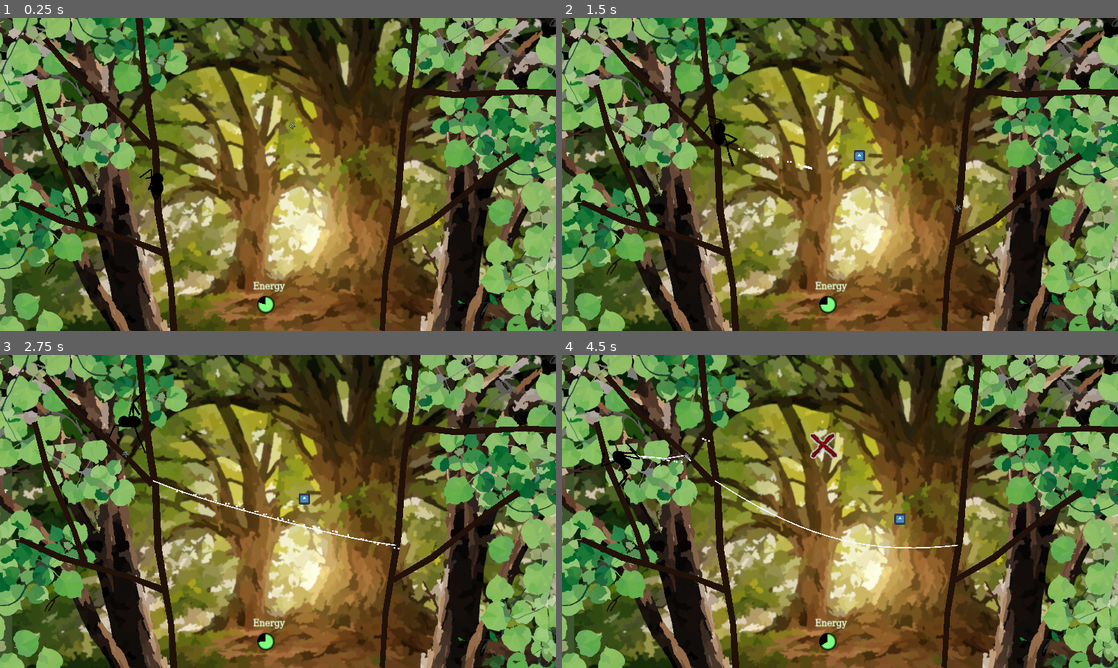
Above: before the commit, frames 1-4 (two rows, left to right).
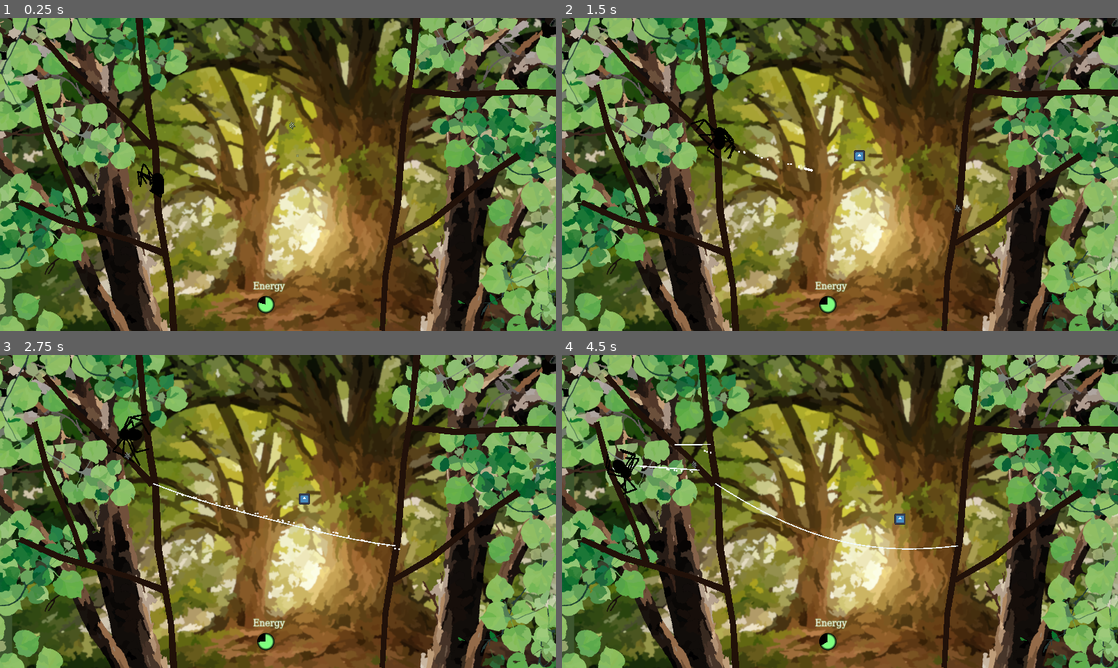
Above: after the commit, the same moments.

Repository: InRe-Dan/ld56
Game: Godot game, scene res://world/world.tscn
The game is run twice, just before and just after one commit, with the same random seed, the same clock (stepped at 60 frames per second) and the same inputs. The engine's default icon, where the game draws it, is replaced by a stand-in: a white triangle on a blue panel in a dark square.
Inputs (mouse positions are in pixels of both pictures, inside the frame that each line leads up to):
- Up to frame 1 (0.25 s): no input
- Up to frame 2 (1.5 s): move the mouse to (812, 237) at 0.52 s; hold Right mouse button (destroy_web) 0.53-1.28 s; hold W (move_up) from 0.53 s (still down); move the mouse to (1006, 221) at 1.27 s; click (1006, 221) at 1.35 s
- Up to frame 3 (2.75 s): move the mouse to (111, 464) at 2.02 s; release W (move_up) at 2.03 s; hold A (move_left) from 2.03 s (still down); hold Right mouse button (destroy_web) from 2.03 s (still down)
- Up to frame 4 (4.5 s): move the mouse to (867, 511) at 2.77 s; release Right mouse button (destroy_web) at 2.78 s; click (867, 511) at 2.85 s; move the mouse to (756, 433) at 3.52 s; release A (move_left) at 3.53 s; hold S (move_down) 3.53-4.28 s; hold Right mouse button (destroy_web) 3.53-4.28 s; move the mouse to (962, 495) at 4.27 s; hold D (move_right) from 4.28 s (still down); click (962, 495) at 4.35 s

The runs differ from the first frame. In frame 1, 0.1% of the frame differs, in the area x 24-30%, y 46-59%; in frame 2, 0.3%; in frame 3, 0.8%; in frame 4, 1.1%, in the area x 7-72%, y 24-63%.

Commit message:
Arachnid update (8 legs !!)

Diff:
--- a/global.gd
+++ b/global.gd
@@ -2,3 +2,6 @@
 
 
 const web_length : float = 50.0
+
+func _ready() -> void:
+	AudioServer.set_bus_volume_db(0, linear_to_db(0.2))
--- a/leg.tscn
+++ b/leg.tscn
@@ -7,20 +7,16 @@
 height = 182.0
 
 [node name="R1" type="Node2D"]
-position = Vector2(20, 22)
 script = ExtResource("1_doe6g")
 
 [node name="Follow" type="Marker2D" parent="."]
 top_level = true
-position = Vector2(-6, 6)
 
 [node name="Area2D" type="Area2D" parent="."]
-position = Vector2(96, 8)
 collision_layer = 0
 collision_mask = 2
 
 [node name="CollisionShape2D" type="CollisionShape2D" parent="Area2D"]
-position = Vector2(-24, 2)
 shape = SubResource("CapsuleShape2D_m4wpf")
 debug_color = Color(0, 0.6, 0.701961, 0.0196078)
 
--- a/spider/spider.tscn
+++ b/spider/spider.tscn
@@ -35,51 +35,93 @@
 [sub_resource type="CircleShape2D" id="CircleShape2D_3imjw"]
 radius = 30.0
 
-[sub_resource type="CapsuleShape2D" id="CapsuleShape2D_4hxh1"]
+[sub_resource type="CapsuleShape2D" id="CapsuleShape2D_ai1cj"]
 radius = 55.0
 height = 110.0
 
-[sub_resource type="CapsuleShape2D" id="CapsuleShape2D_e4act"]
-radius = 53.0
-height = 106.0
-
-[sub_resource type="SkeletonModification2DTwoBoneIK" id="SkeletonModification2DTwoBoneIK_a4gqe"]
+[sub_resource type="CapsuleShape2D" id="CapsuleShape2D_6sqcd"]
+radius = 56.0
+height = 126.0
+
+[sub_resource type="CapsuleShape2D" id="CapsuleShape2D_52rot"]
+radius = 67.0
+height = 142.0
+
+[sub_resource type="CapsuleShape2D" id="CapsuleShape2D_q53i1"]
+radius = 42.0
+height = 118.0
+
+[sub_resource type="SkeletonModification2DTwoBoneIK" id="SkeletonModification2DTwoBoneIK_k8175"]
 target_nodepath = NodePath("../LegTargets/R1/Follow")
 joint_one_bone_idx = 0
 joint_one_bone2d_node = NodePath("R1")
 joint_two_bone_idx = 1
 joint_two_bone2d_node = NodePath("R1/Bone2D2")
 
-[sub_resource type="SkeletonModification2DTwoBoneIK" id="SkeletonModification2DTwoBoneIK_ehxne"]
-target_nodepath = NodePath("../LegTargets/L1/Follow")
-flip_bend_direction = true
-joint_one_bone_idx = 4
-joint_one_bone2d_node = NodePath("L1")
-joint_two_bone_idx = 5
-joint_two_bone2d_node = NodePath("L1/Bone2D2")
-
-[sub_resource type="SkeletonModification2DTwoBoneIK" id="SkeletonModification2DTwoBoneIK_3g127"]
+[sub_resource type="SkeletonModification2DTwoBoneIK" id="SkeletonModification2DTwoBoneIK_36hkk"]
 target_nodepath = NodePath("../LegTargets/R2/Follow")
 joint_one_bone_idx = 2
 joint_one_bone2d_node = NodePath("R2")
 joint_two_bone_idx = 3
 joint_two_bone2d_node = NodePath("R2/Bone2D2")
 
-[sub_resource type="SkeletonModification2DTwoBoneIK" id="SkeletonModification2DTwoBoneIK_t1ysg"]
+[sub_resource type="SkeletonModification2DTwoBoneIK" id="SkeletonModification2DTwoBoneIK_7boj5"]
+target_nodepath = NodePath("../LegTargets/R3/Follow")
+joint_one_bone_idx = 4
+joint_one_bone2d_node = NodePath("R3")
+joint_two_bone_idx = 5
+joint_two_bone2d_node = NodePath("R3/Bone2D2")
+
+[sub_resource type="SkeletonModification2DTwoBoneIK" id="SkeletonModification2DTwoBoneIK_orb10"]
+target_nodepath = NodePath("../LegTargets/R4/Follow")
+joint_one_bone_idx = 6
+joint_one_bone2d_node = NodePath("R4")
+joint_two_bone_idx = 7
+joint_two_bone2d_node = NodePath("R4/Bone2D2")
+
+[sub_resource type="SkeletonModification2DTwoBoneIK" id="SkeletonModification2DTwoBoneIK_u1nfu"]
+target_nodepath = NodePath("../LegTargets/L1/Follow")
+flip_bend_direction = true
+joint_one_bone_idx = 8
+joint_one_bone2d_node = NodePath("L1")
+joint_two_bone_idx = 9
+joint_two_bone2d_node = NodePath("L1/Bone2D2")
+
+[sub_resource type="SkeletonModification2DTwoBoneIK" id="SkeletonModification2DTwoBoneIK_qwn47"]
 target_nodepath = NodePath("../LegTargets/L2/Follow")
 flip_bend_direction = true
-joint_one_bone_idx = 6
+joint_one_bone_idx = 10
 joint_one_bone2d_node = NodePath("L2")
-joint_two_bone_idx = 7
+joint_two_bone_idx = 11
 joint_two_bone2d_node = NodePath("L2/Bone2D2")
+
+[sub_resource type="SkeletonModification2DTwoBoneIK" id="SkeletonModification2DTwoBoneIK_64qvq"]
+target_nodepath = NodePath("../LegTargets/L3/Follow")
+flip_bend_direction = true
+joint_one_bone_idx = 12
+joint_one_bone2d_node = NodePath("L3")
+joint_two_bone_idx = 13
+joint_two_bone2d_node = NodePath("L3/Bone2D2")
+
+[sub_resource type="SkeletonModification2DTwoBoneIK" id="SkeletonModification2DTwoBoneIK_5ioob"]
+target_nodepath = NodePath("../LegTargets/L4/Follow")
+flip_bend_direction = true
+joint_one_bone_idx = 14
+joint_one_bone2d_node = NodePath("L4")
+joint_two_bone_idx = 15
+joint_two_bone2d_node = NodePath("L4/Bone2D2")
 
 [sub_resource type="SkeletonModificationStack2D" id="SkeletonModificationStack2D_fuwid"]
 enabled = true
-modification_count = 4
-modifications/0 = SubResource("SkeletonModification2DTwoBoneIK_a4gqe")
-modifications/1 = SubResource("SkeletonModification2DTwoBoneIK_ehxne")
-modifications/2 = SubResource("SkeletonModification2DTwoBoneIK_3g127")
-modifications/3 = SubResource("SkeletonModification2DTwoBoneIK_t1ysg")
+modification_count = 8
+modifications/0 = SubResource("SkeletonModification2DTwoBoneIK_k8175")
+modifications/1 = SubResource("SkeletonModification2DTwoBoneIK_36hkk")
+modifications/2 = SubResource("SkeletonModification2DTwoBoneIK_7boj5")
+modifications/3 = SubResource("SkeletonModification2DTwoBoneIK_orb10")
+modifications/4 = SubResource("SkeletonModification2DTwoBoneIK_u1nfu")
+modifications/5 = SubResource("SkeletonModification2DTwoBoneIK_qwn47")
+modifications/6 = SubResource("SkeletonModification2DTwoBoneIK_64qvq")
+modifications/7 = SubResource("SkeletonModification2DTwoBoneIK_5ioob")
 
 [node name="Spider" type="RigidBody2D" groups=["spider"]]
 collision_mask = 0
@@ -152,161 +194,331 @@
 [node name="R1" parent="Legs/LegTargets" instance=ExtResource("2_7yvgd")]
 
 [node name="Follow" parent="Legs/LegTargets/R1" index="0"]
-position = Vector2(74, -65)
+position = Vector2(79, -90)
+
+[node name="Area2D" parent="Legs/LegTargets/R1" index="1"]
+position = Vector2(79, -90)
 
 [node name="CollisionShape2D" parent="Legs/LegTargets/R1/Area2D" index="0"]
-position = Vector2(-41, -78)
-shape = SubResource("CapsuleShape2D_4hxh1")
+shape = SubResource("CapsuleShape2D_ai1cj")
 
 [node name="Preferred" parent="Legs/LegTargets/R1" index="2"]
-position = Vector2(23, -108)
+position = Vector2(79, -90)
 
 [node name="R2" parent="Legs/LegTargets" instance=ExtResource("2_7yvgd")]
-position = Vector2(22, 48)
+position = Vector2(16, 31)
 
 [node name="Follow" parent="Legs/LegTargets/R2" index="0"]
-position = Vector2(110, 6)
+position = Vector2(98, -28)
 
 [node name="Area2D" parent="Legs/LegTargets/R2" index="1"]
-position = Vector2(72, 15)
+position = Vector2(66, -62)
 
 [node name="CollisionShape2D" parent="Legs/LegTargets/R2/Area2D" index="0"]
-position = Vector2(-52, -43)
+shape = SubResource("CapsuleShape2D_6sqcd")
 
 [node name="Preferred" parent="Legs/LegTargets/R2" index="2"]
-position = Vector2(83, -2)
+position = Vector2(81, -59)
+
+[node name="R3" parent="Legs/LegTargets" instance=ExtResource("2_7yvgd")]
+position = Vector2(36, 53)
+
+[node name="Follow" parent="Legs/LegTargets/R3" index="0"]
+position = Vector2(73, 51)
+
+[node name="Area2D" parent="Legs/LegTargets/R3" index="1"]
+position = Vector2(26, -19)
+
+[node name="CollisionShape2D" parent="Legs/LegTargets/R3/Area2D" index="0"]
+shape = SubResource("CapsuleShape2D_52rot")
+
+[node name="Preferred" parent="Legs/LegTargets/R3" index="2"]
+position = Vector2(38, -3)
+
+[node name="R4" parent="Legs/LegTargets" instance=ExtResource("2_7yvgd")]
+position = Vector2(36, 53)
+
+[node name="Follow" parent="Legs/LegTargets/R4" index="0"]
+position = Vector2(42, 84)
+
+[node name="Area2D" parent="Legs/LegTargets/R4" index="1"]
+position = Vector2(0, 3)
+
+[node name="CollisionShape2D" parent="Legs/LegTargets/R4/Area2D" index="0"]
+shape = SubResource("CapsuleShape2D_q53i1")
+
+[node name="Preferred" parent="Legs/LegTargets/R4" index="2"]
+position = Vector2(-36, 6)
 
 [node name="L1" parent="Legs/LegTargets" instance=ExtResource("2_7yvgd")]
 position = Vector2(-22, 23)
 
 [node name="Follow" parent="Legs/LegTargets/L1" index="0"]
-position = Vector2(-74, -62)
+position = Vector2(-83, -81)
+
+[node name="Area2D" parent="Legs/LegTargets/L1" index="1"]
+position = Vector2(-61, -102)
 
 [node name="CollisionShape2D" parent="Legs/LegTargets/L1/Area2D" index="0"]
-position = Vector2(-148, -77)
-shape = SubResource("CapsuleShape2D_e4act")
+shape = SubResource("CapsuleShape2D_ai1cj")
 
 [node name="Preferred" parent="Legs/LegTargets/L1" index="2"]
-position = Vector2(-27, -109)
+position = Vector2(-63, -104)
 
 [node name="L2" parent="Legs/LegTargets" instance=ExtResource("2_7yvgd")]
 position = Vector2(-22, 49)
 
 [node name="Follow" parent="Legs/LegTargets/L2" index="0"]
-position = Vector2(-104, 11)
+position = Vector2(-106, -22)
 
 [node name="Area2D" parent="Legs/LegTargets/L2" index="1"]
-position = Vector2(-68, 19)
+position = Vector2(-68, -72)
 
 [node name="CollisionShape2D" parent="Legs/LegTargets/L2/Area2D" index="0"]
-position = Vector2(47, -46)
+shape = SubResource("CapsuleShape2D_6sqcd")
 
 [node name="Preferred" parent="Legs/LegTargets/L2" index="2"]
-position = Vector2(-84, -17)
+position = Vector2(-84, -73)
+
+[node name="L3" parent="Legs/LegTargets" instance=ExtResource("2_7yvgd")]
+position = Vector2(-22, 49)
+
+[node name="Follow" parent="Legs/LegTargets/L3" index="0"]
+position = Vector2(-80, 46)
+
+[node name="Area2D" parent="Legs/LegTargets/L3" index="1"]
+position = Vector2(-36, -13)
+
+[node name="CollisionShape2D" parent="Legs/LegTargets/L3/Area2D" index="0"]
+shape = SubResource("CapsuleShape2D_52rot")
+
+[node name="Preferred" parent="Legs/LegTargets/L3" index="2"]
+position = Vector2(-60, -1)
+
+[node name="L4" parent="Legs/LegTargets" instance=ExtResource("2_7yvgd")]
+position = Vector2(-22, 49)
+
+[node name="Follow" parent="Legs/LegTargets/L4" index="0"]
+position = Vector2(-40, 81)
+
+[node name="Area2D" parent="Legs/LegTargets/L4" index="1"]
+position = Vector2(-17, 8)
+
+[node name="CollisionShape2D" parent="Legs/LegTargets/L4/Area2D" index="0"]
+shape = SubResource("CapsuleShape2D_q53i1")
+
+[node name="Preferred" parent="Legs/LegTargets/L4" index="2"]
+position = Vector2(-19, 32)
 
 [node name="Skeleton2D" type="Skeleton2D" parent="Legs"]
 modification_stack = SubResource("SkeletonModificationStack2D_fuwid")
 
 [node name="R1" type="Bone2D" parent="Legs/Skeleton2D"]
-position = Vector2(15, 3)
-rotation = -1.33175
+position = Vector2(13, -30)
+rotation = -1.23235
 scale = Vector2(3, 3)
 rest = Transform2D(1, 0, 0, 1, 0, 0)
 metadata/_local_pose_override_enabled_ = true
 
 [node name="Line2D2" type="Line2D" parent="Legs/Skeleton2D/R1"]
+position = Vector2(-0.107306, -0.459028)
+points = PackedVector2Array(0, 0, 17.0987, 1.54576)
+width = 2.0
+default_color = Color(0, 0, 0, 1)
+end_cap_mode = 2
+
+[node name="Bone2D2" type="Bone2D" parent="Legs/Skeleton2D/R1"]
+position = Vector2(17, 1)
+rotation = 0.394411
+scale = Vector2(0.999996, 0.999996)
+rest = Transform2D(1, 0, 0, 1, 17, 1)
+metadata/_local_pose_override_enabled_ = true
+
+[node name="Line2D" type="Line2D" parent="Legs/Skeleton2D/R1/Bone2D2"]
+position = Vector2(-6.54321, 6.80228)
+points = PackedVector2Array(6.5686, -6.71891, 21.3148, -0.654059)
+width = 2.0
+default_color = Color(0, 0, 0, 1)
+begin_cap_mode = 2
+
+[node name="R2" type="Bone2D" parent="Legs/Skeleton2D"]
+position = Vector2(16, -23)
+rotation = -0.692283
+scale = Vector2(3, 3)
+rest = Transform2D(1, 0, 0, 1, 0, 0)
+metadata/_local_pose_override_enabled_ = true
+
+[node name="Line2D2" type="Line2D" parent="Legs/Skeleton2D/R2"]
+position = Vector2(-0.107306, -0.459028)
+points = PackedVector2Array(0, 0, 17.0107, 1.48451)
+width = 2.0
+default_color = Color(0, 0, 0, 1)
+
+[node name="Bone2D2" type="Bone2D" parent="Legs/Skeleton2D/R2"]
+position = Vector2(17, 1)
+rotation = 1.19149
+scale = Vector2(0.999998, 0.999998)
+rest = Transform2D(1, 0, 0, 1, 17, 1)
+metadata/_local_pose_override_enabled_ = true
+
+[node name="Line2D" type="Line2D" parent="Legs/Skeleton2D/R2/Bone2D2"]
+position = Vector2(-6.54321, 6.80228)
+points = PackedVector2Array(6.50004, -6.25544, 12.4676, 8.06046)
+width = 2.0
+default_color = Color(0, 0, 0, 1)
+
+[node name="R3" type="Bone2D" parent="Legs/Skeleton2D"]
+position = Vector2(17, -15)
+rotation = 0.317142
+scale = Vector2(3, 3)
+rest = Transform2D(1, 0, 0, 1, 0, 0)
+metadata/_local_pose_override_enabled_ = true
+
+[node name="Line2D2" type="Line2D" parent="Legs/Skeleton2D/R3"]
+position = Vector2(-0.107306, -0.459028)
+points = PackedVector2Array(0, 0, 16.9678, 1.59083)
+width = 2.0
+default_color = Color(0, 0, 0, 1)
+
+[node name="Bone2D2" type="Bone2D" parent="Legs/Skeleton2D/R3"]
+position = Vector2(17, 1)
+rotation = 0.0587552
+scale = Vector2(0.999999, 0.999999)
+rest = Transform2D(1, 0, 0, 1, 17, 1)
+metadata/_local_pose_override_enabled_ = true
+
+[node name="Line2D" type="Line2D" parent="Legs/Skeleton2D/R3/Bone2D2"]
+position = Vector2(-6.54321, 6.80228)
+points = PackedVector2Array(6.84407, -6.47482, 22.1915, -5.94079)
+width = 2.0
+default_color = Color(0, 0, 0, 1)
+
+[node name="R4" type="Bone2D" parent="Legs/Skeleton2D"]
+position = Vector2(15, -2)
+rotation = 0.793568
+scale = Vector2(3, 3)
+rest = Transform2D(1, 0, 0, 1, 0, 0)
+metadata/_local_pose_override_enabled_ = true
+
+[node name="Line2D2" type="Line2D" parent="Legs/Skeleton2D/R4"]
+position = Vector2(-0.107306, -0.459028)
+points = PackedVector2Array(0, 0, 2.86277, 0.220215, 17.0889, 1.73454)
+width = 2.0
+default_color = Color(0, 0, 0, 1)
+
+[node name="Bone2D2" type="Bone2D" parent="Legs/Skeleton2D/R4"]
+position = Vector2(17, 1)
+rest = Transform2D(1, 0, 0, 1, 17, 1)
+metadata/_local_pose_override_enabled_ = true
+
+[node name="Line2D" type="Line2D" parent="Legs/Skeleton2D/R4/Bone2D2"]
+position = Vector2(-6.54321, 6.80228)
+points = PackedVector2Array(6.28714, -6.76053, 22.4972, -7.13242)
+width = 2.0
+default_color = Color(0, 0, 0, 1)
+
+[node name="L1" type="Bone2D" parent="Legs/Skeleton2D"]
+position = Vector2(-16, -28)
+rotation = -2.01783
+scale = Vector2(3, 3)
+rest = Transform2D(1, 0, 0, 1, 0, 0)
+metadata/_local_pose_override_enabled_ = true
+
+[node name="Line2D2" type="Line2D" parent="Legs/Skeleton2D/L1"]
 position = Vector2(-0.107306, -0.459028)
 scale = Vector2(0.553522, 0.171015)
 points = PackedVector2Array(0, 0, 2.86277, 0.220215, 7.60832, 0.585266, 30.5221, 10.876)
 default_color = Color(0, 0, 0, 1)
 
-[node name="Bone2D2" type="Bone2D" parent="Legs/Skeleton2D/R1"]
-position = Vector2(17, 1)
-rotation = 0.0587552
-scale = Vector2(0.999999, 0.999999)
-rest = Transform2D(1, 0, 0, 1, 17, 1)
-metadata/_local_pose_override_enabled_ = true
-
-[node name="Line2D" type="Line2D" parent="Legs/Skeleton2D/R1/Bone2D2"]
-position = Vector2(-6.54321, 6.80228)
-scale = Vector2(0.345679, 0.244191)
-points = PackedVector2Array(20.4605, -25.9337, 65.9944, -23.3914)
-default_color = Color(0, 0, 0, 1)
-
-[node name="R2" type="Bone2D" parent="Legs/Skeleton2D"]
-position = Vector2(18, 18)
-rotation = -0.535713
-scale = Vector2(3, 3)
-rest = Transform2D(1, 0, 0, 1, 0, 0)
-metadata/_local_pose_override_enabled_ = true
-
-[node name="Line2D2" type="Line2D" parent="Legs/Skeleton2D/R2"]
+[node name="Bone2D2" type="Bone2D" parent="Legs/Skeleton2D/L1"]
+position = Vector2(17, 1)
+rotation = -1.66554
+scale = Vector2(0.999993, 0.999993)
+rest = Transform2D(1, 0, 0, 1, 17, 1)
+metadata/_local_pose_override_enabled_ = true
+
+[node name="Line2D" type="Line2D" parent="Legs/Skeleton2D/L1/Bone2D2"]
+position = Vector2(-4.90957, -8.55546)
+points = PackedVector2Array(3.07021, -7.30197, 4.86101, 8.41524)
+width = 2.0
+default_color = Color(0, 0, 0, 1)
+
+[node name="L2" type="Bone2D" parent="Legs/Skeleton2D"]
+position = Vector2(-19, -21)
+rotation = -2.7066
+scale = Vector2(3, 3)
+rest = Transform2D(1, 0, 0, 1, 0, 0)
+metadata/_local_pose_override_enabled_ = true
+
+[node name="Line2D2" type="Line2D" parent="Legs/Skeleton2D/L2"]
+position = Vector2(-0.107306, -0.459028)
+points = PackedVector2Array(0, 0, 2.86277, 0.220215, 16.9412, 1.09061)
+width = 2.0
+default_color = Color(0, 0, 0, 1)
+
+[node name="Bone2D2" type="Bone2D" parent="Legs/Skeleton2D/L2"]
+position = Vector2(17, 1)
+rotation = -1.66554
+scale = Vector2(0.999994, 0.999994)
+rest = Transform2D(1, 0, 0, 1, 17, 1)
+metadata/_local_pose_override_enabled_ = true
+
+[node name="Line2D" type="Line2D" parent="Legs/Skeleton2D/L2/Bone2D2"]
+position = Vector2(-3.86452, 6.48502)
+points = PackedVector2Array(4.35825, -6.30134, 2.21802, -22.1076)
+width = 2.0
+default_color = Color(0, 0, 0, 1)
+
+[node name="L3" type="Bone2D" parent="Legs/Skeleton2D"]
+position = Vector2(-19, -11)
+rotation = 2.88049
+scale = Vector2(3, 3)
+rest = Transform2D(1, 0, 0, 1, 0, 0)
+metadata/_local_pose_override_enabled_ = true
+
+[node name="Line2D2" type="Line2D" parent="Legs/Skeleton2D/L3"]
 position = Vector2(-0.107306, -0.459028)
 scale = Vector2(0.553522, 0.171015)
 points = PackedVector2Array(0, 0, 2.86277, 0.220215, 7.60832, 0.585266, 30.5221, 10.876)
 default_color = Color(0, 0, 0, 1)
 
-[node name="Bone2D2" type="Bone2D" parent="Legs/Skeleton2D/R2"]
-position = Vector2(17, 1)
-rest = Transform2D(1, 0, 0, 1, 17, 1)
-metadata/_local_pose_override_enabled_ = true
-
-[node name="Line2D" type="Line2D" parent="Legs/Skeleton2D/R2/Bone2D2"]
-position = Vector2(-6.54321, 6.80228)
-scale = Vector2(0.345679, 0.244191)
-points = PackedVector2Array(20.4605, -25.9337, 67.0871, -28.5078)
-default_color = Color(0, 0, 0, 1)
-
-[node name="L1" type="Bone2D" parent="Legs/Skeleton2D"]
-position = Vector2(-17, 3)
-rotation = -1.85613
-scale = Vector2(3, 3)
-rest = Transform2D(1, 0, 0, 1, 0, 0)
-metadata/_local_pose_override_enabled_ = true
-
-[node name="Line2D2" type="Line2D" parent="Legs/Skeleton2D/L1"]
+[node name="Bone2D2" type="Bone2D" parent="Legs/Skeleton2D/L3"]
+position = Vector2(17, 1)
+rotation = -1.66554
+scale = Vector2(0.999993, 0.999993)
+rest = Transform2D(1, 0, 0, 1, 17, 1)
+metadata/_local_pose_override_enabled_ = true
+
+[node name="Line2D" type="Line2D" parent="Legs/Skeleton2D/L3/Bone2D2"]
+position = Vector2(-3.86452, 6.48502)
+points = PackedVector2Array(4.09887, -6.41423, 2.35089, -22.4133)
+width = 2.0
+default_color = Color(0, 0, 0, 1)
+
+[node name="L4" type="Bone2D" parent="Legs/Skeleton2D"]
+position = Vector2(-15, -2)
+rotation = 2.29335
+scale = Vector2(3, 3)
+rest = Transform2D(1, 0, 0, 1, 0, 0)
+metadata/_local_pose_override_enabled_ = true
+
+[node name="Line2D2" type="Line2D" parent="Legs/Skeleton2D/L4"]
 position = Vector2(-0.107306, -0.459028)
 scale = Vector2(0.553522, 0.171015)
 points = PackedVector2Array(0, 0, 2.86277, 0.220215, 7.60832, 0.585266, 30.5221, 10.876)
 default_color = Color(0, 0, 0, 1)
 
-[node name="Bone2D2" type="Bone2D" parent="Legs/Skeleton2D/L1"]
+[node name="Bone2D2" type="Bone2D" parent="Legs/Skeleton2D/L4"]
 position = Vector2(17, 1)
 rotation = -1.66554
 scale = Vector2(0.999993, 0.999993)
 rest = Transform2D(1, 0, 0, 1, 17, 1)
 metadata/_local_pose_override_enabled_ = true
 
-[node name="Line2D" type="Line2D" parent="Legs/Skeleton2D/L1/Bone2D2"]
-position = Vector2(-4.90957, -8.55546)
-scale = Vector2(0.162642, 0.244191)
-points = PackedVector2Array(20.0492, -31.4406, 31.7612, 36.3436)
-default_color = Color(0, 0, 0, 1)
-
-[node name="L2" type="Bone2D" parent="Legs/Skeleton2D"]
-position = Vector2(-17, 18)
-rotation = -2.64341
-scale = Vector2(3, 3)
-rest = Transform2D(1, 0, 0, 1, 0, 0)
-metadata/_local_pose_override_enabled_ = true
-
-[node name="Line2D2" type="Line2D" parent="Legs/Skeleton2D/L2"]
-position = Vector2(-0.107306, -0.459028)
-scale = Vector2(0.553522, 0.171015)
-points = PackedVector2Array(0, 0, 2.86277, 0.220215, 7.60832, 0.585266, 30.5221, 10.876)
-default_color = Color(0, 0, 0, 1)
-
-[node name="Bone2D2" type="Bone2D" parent="Legs/Skeleton2D/L2"]
-position = Vector2(17, 1)
-rotation = -1.66554
-scale = Vector2(0.999994, 0.999994)
-rest = Transform2D(1, 0, 0, 1, 17, 1)
-metadata/_local_pose_override_enabled_ = true
-
-[node name="Line2D" type="Line2D" parent="Legs/Skeleton2D/L2/Bone2D2"]
+[node name="Line2D" type="Line2D" parent="Legs/Skeleton2D/L4/Bone2D2"]
 position = Vector2(-3.86452, 6.48502)
-scale = Vector2(0.162642, 0.244191)
-points = PackedVector2Array(20.4605, -25.9337, 12.5189, -92.2348)
+points = PackedVector2Array(3.80493, -6.55391, 2.68116, -22.3681)
+width = 2.0
 default_color = Color(0, 0, 0, 1)
 
 [node name="WebIndicatorTimer" type="Timer" parent="."]
@@ -316,5 +528,9 @@
 
 [editable path="Legs/LegTargets/R1"]
 [editable path="Legs/LegTargets/R2"]
+[editable path="Legs/LegTargets/R3"]
+[editable path="Legs/LegTargets/R4"]
 [editable path="Legs/LegTargets/L1"]
 [editable path="Legs/LegTargets/L2"]
+[editable path="Legs/LegTargets/L3"]
+[editable path="Legs/LegTargets/L4"]
Not shown: 1 places in spider/spider.tscn that only renumber resources
